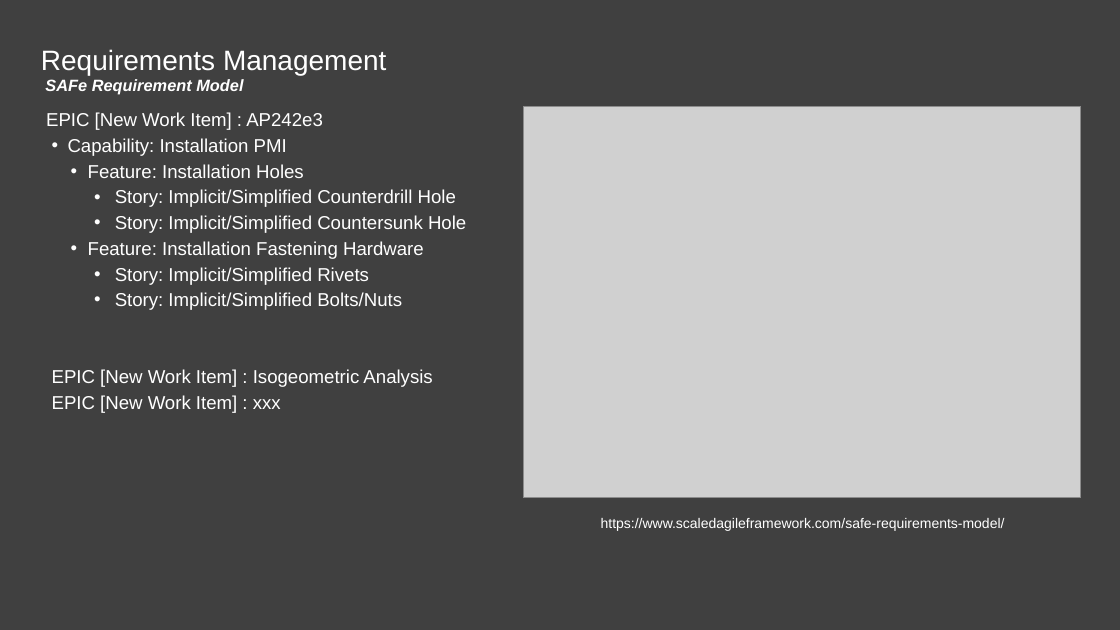
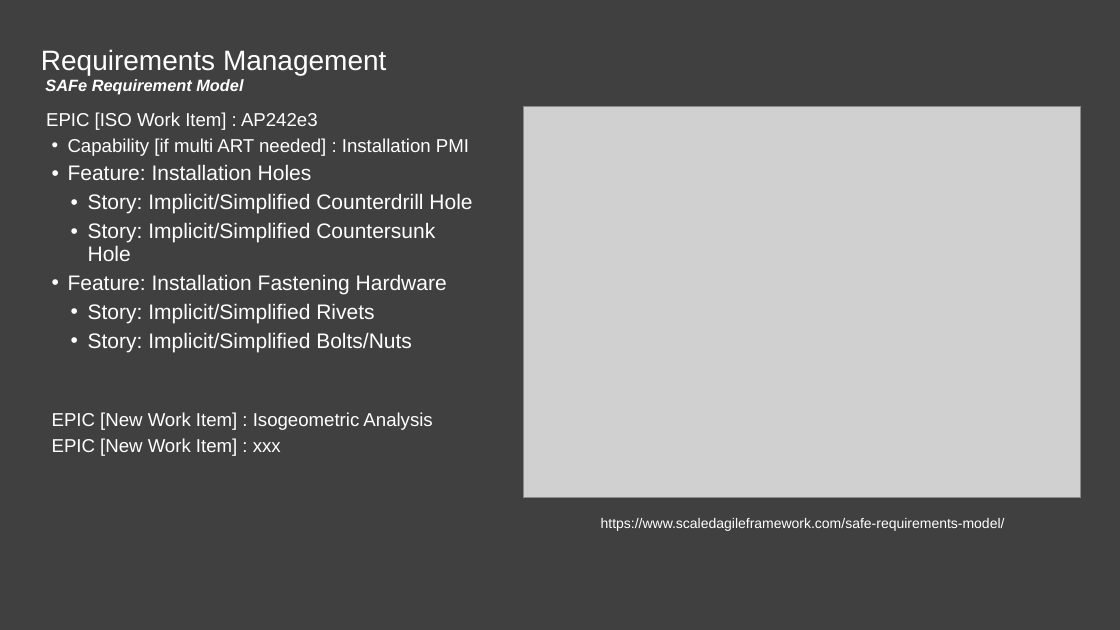
Before and after one commit to agile4mbsd/papers, a slide deck: slide 6 of 01 - Agile for Model-Based Standards Development/D - Presentations/PDES.Presentation.pptx. Drawn at 1120x630 pixels with LibreOffice and Linux fonts; fonts in the diff are those of the drawing; grey boxes stand for pictures. Boxes give left, top, right and bottom in pixels: in the first picture for what was removed or moved away, otherwise in the second. Text is boxed around its words. In the diff, an @@ line names an element or a change of style, - is before the commit and + after.

```diff
--- a/01 - Agile for Model-Based Standards Development/D - Presentations/PDES.Presentation.pptx
+++ b/01 - Agile for Model-Based Standards Development/D - Presentations/PDES.Presentation.pptx
@@ text at box(46, 112, 469, 156): text changed @@
-  EPIC [New Work Item] : AP242e3
-  • Capability: Installation PMI
+  EPIC [ISO Work Item] : AP242e3
+  • Capability [if multi ART needed] : Installation PMI
@@ text at box(68, 164, 472, 353): size 16 to 18 pt in "Feature: Installation Holes", "Story: Implicit/Simplified Counterdrill Hole", "Story: Implicit/Simplified Countersunk Hole", "Feature: Installation Fastening Hardware" and 2 more places; list level 3 to 2 in "Feature: Installation Holes"; list level 4 to 3 in "Story: Implicit/Simplified Counterdrill Hole"; list level 4 to 3 in "Story: Implicit/Simplified Countersunk Hole"; list level 3 to 2 in "Feature: Installation Fastening Hardware"; list level 4 to 3 in "Story: Implicit/Simplified Rivets"; list level 4 to 3 in "Story: Implicit/Simplified Bolts/Nuts" @@
```
Also in this commit, not shown: 1 slide removed.
